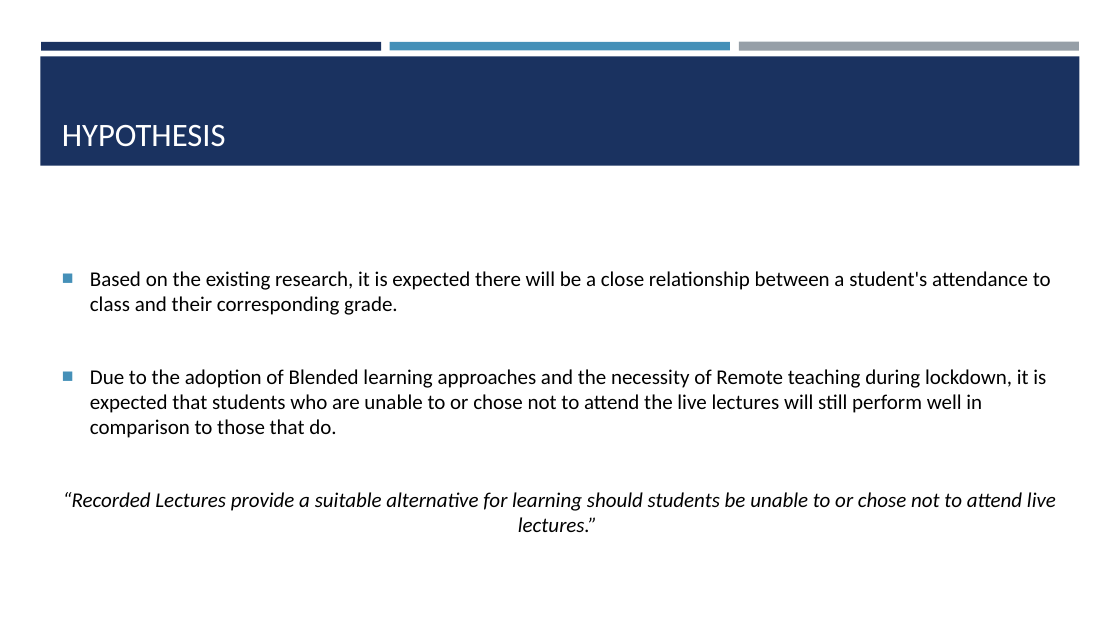
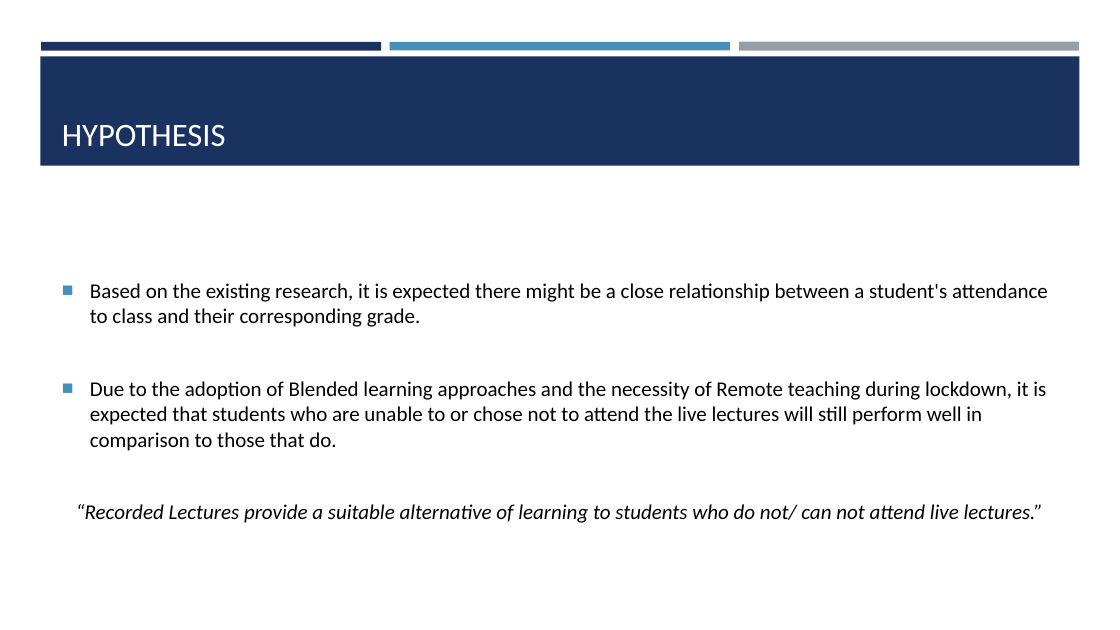
Before and after one commit to ChrisAcornleyPhD/CAP512Data, a slide deck: slide 6 of scripts/CAP512.pptx. Drawn at 1120x630 pixels with LibreOffice and Linux fonts; fonts in the diff are those of the drawing. Boxes give left, top, right and bottom in pixels: in the first picture for what was removed or moved away, otherwise in the second. Text is boxed around its words. In the diff, an @@ line names an element or a change of style, - is before the commit and + after.

```diff
--- a/scripts/CAP512.pptx
+++ b/scripts/CAP512.pptx
@@ text at bbox=[90, 283, 1048, 327]: text changed @@
-■ Based on the existing research, it is expected there will be a close relationship between a student's attendance to class and their corresponding grade.
+■ Based on the existing research, it is expected there might be a close relationship between a student's attendance to class and their corresponding grade.
@@ text at bbox=[76, 504, 1043, 523]: text changed @@
-“Recorded Lectures provide a suitable alternative for learning should students be unable to or chose not to attend live lectures.”
+“Recorded Lectures provide a suitable alternative of learning to students who do not/ can not attend live lectures.”
```
Also in this commit, not shown: 20 other slides changed, 8 slides added, 1 slide removed, 12 other files.
